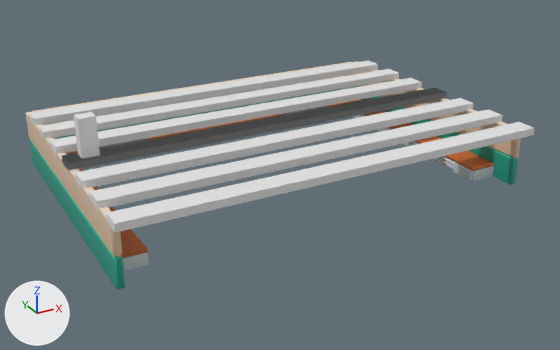
The Blender file art_models/kitchen_model.blend: old version first, new version second.
Camera for both pictures: a camera (50 mm lens) standing at (-24.0, -44.4, 22.5) and looking at (0.0, -0.6, 0.6). Lighting does not change. The marker at lower left points along +X, +Y and +Z. The older version comes first.

Script lines for the objects in view, before the commit:
```python
ob_cube = bpy.data.objects.new('Cube', me_cube)
ob_cube.location = (0.0, 0.0, 4.2)
ob_cube.scale = (1.0, 1.0, 0.255)
ob_cube_001 = bpy.data.objects.new('Cube.001', me_cube_003)
ob_cube_001.location = (0.0, 3.0, 4.2)
ob_cube_001.scale = (1.0, 1.0, 0.255)
ob_cube_002 = bpy.data.objects.new('Cube.002', me_cube_004)
ob_cube_002.location = (0.0, 6.0, 4.2)
ob_cube_002.scale = (1.0, 1.0, 0.255)
ob_cube_003 = bpy.data.objects.new('Cube.003', me_cube_005)
ob_cube_003.location = (0.0, 9.0, 4.2)
ob_cube_003.scale = (1.0, 1.0, 0.255)
ob_cube_004 = bpy.data.objects.new('Cube.004', me_cube_006)
ob_cube_004.location = (0.0, -9.0, 4.2)
ob_cube_004.scale = (1.0, 1.0, 0.255)
ob_cube_005 = bpy.data.objects.new('Cube.005', me_cube_007)
ob_cube_005.location = (0.0, -6.0, 4.2)
ob_cube_005.scale = (1.0, 1.0, 0.255)
ob_cube_006 = bpy.data.objects.new('Cube.006', me_cube_008)
ob_cube_006.location = (0.0, -3.0, 4.2)
ob_cube_006.scale = (1.0, 1.0, 0.255)
ob_cube_007 = bpy.data.objects.new('Cube.007', me_cube_009)
ob_cube_007.location = (0.0, 0.0, 4.2)
ob_cube_007.scale = (1.0, 1.0, 0.255)
ob_kitchencounter_innercorner_001 = bpy.data.objects.new('kitchencounter_innercorner.001', me_cube_097)
ob_kitchencounter_innercorner_001.location = (13.0, -6.0, 0.0)
# also in view: 'wall.001' at (0.0, 11.2, 2.0); 'wall.003' at (14.2, 1.3, 2.0); 'kitchencounter_innercorner.002' at (-13.0, -6.0, 0.5); 'wall.004' at (-14.2, 1.3, 2.0); 'Cube.009' at (-13.0, 0.0, 5.7)
```
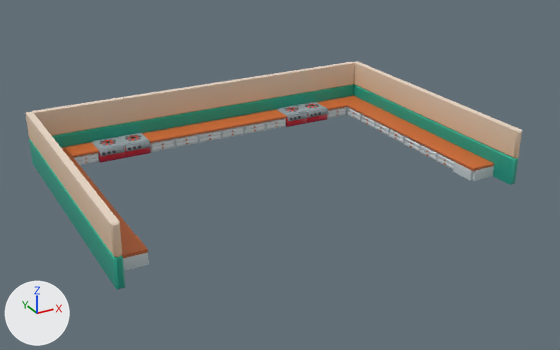
Diff of the bpy script that builds the scene:
```diff
--- a/art_models/kitchen_model.blend.py
+++ b/art_models/kitchen_model.blend.py
@@ ob_cube @@
 ob_cube.scale = (1.0, 1.0, 0.255)
+ob_cube.hide_set(True)
@@ ob_cube_001 @@
 ob_cube_001.scale = (1.0, 1.0, 0.255)
+ob_cube_001.hide_set(True)
@@ ob_cube_002 @@
 ob_cube_002.scale = (1.0, 1.0, 0.255)
+ob_cube_002.hide_set(True)
@@ ob_cube_003 @@
 ob_cube_003.scale = (1.0, 1.0, 0.255)
+ob_cube_003.hide_set(True)
@@ ob_cube_004 @@
 ob_cube_004.scale = (1.0, 1.0, 0.255)
+ob_cube_004.hide_set(True)
@@ ob_cube_005 @@
 ob_cube_005.scale = (1.0, 1.0, 0.255)
+ob_cube_005.hide_set(True)
@@ ob_cube_006 @@
 ob_cube_006.scale = (1.0, 1.0, 0.255)
+ob_cube_006.hide_set(True)
@@ ob_cube_007 @@
 ob_cube_007.scale = (1.0, 1.0, 0.255)
+ob_cube_007.hide_set(True)
@@ ob_cube_009 @@
 ob_cube_009.scale = (0.561, 0.44, 1.0)
+ob_cube_009.hide_set(True)
```

Where the change shows, as pixel boxes (x1, y1, x2, y2) in the pictures (560 x 350 px):
'Cube.004', hidden: before (106, 122, 534, 233)
'Cube.005', hidden: before (90, 109, 503, 210)
'Cube.006', hidden: before (75, 98, 473, 189)
'Cube.001', hidden: before (50, 78, 422, 154)
'Cube.002', hidden: before (39, 69, 399, 139)
'Cube.003', hidden: before (29, 60, 378, 126)
'Cube', hidden: before (62, 87, 447, 171)
'Cube.007', hidden: before (62, 88, 446, 170)
'Cube.009', hidden: before (74, 112, 100, 159)
'wall.001', unchanged, uncovered by the edit: before (32, 62, 354, 139); after (32, 62, 355, 147)
'wall.003', unchanged, uncovered by the edit: before (353, 61, 521, 185); after (353, 61, 522, 185)
